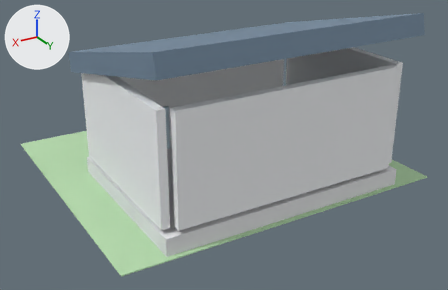
The glTF model asset-factory-workspace/production/HOUSE_COASTAL_FAMILY_001/export/BUILDING_HOUSE_COASTAL_COTTAGE_001_LOD_MAP.glb as it was, and as the next commit left it.
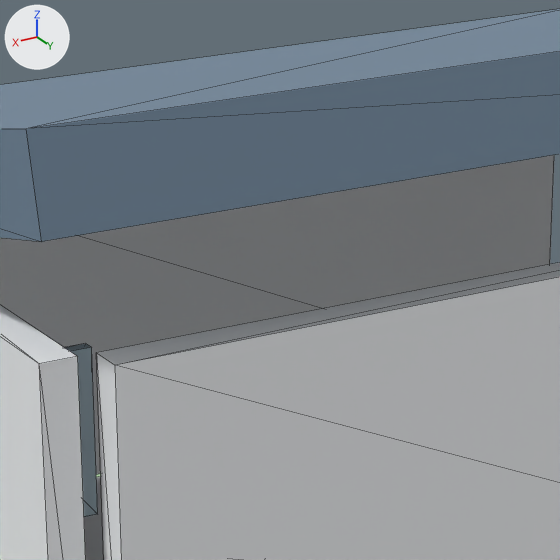
Each version appears first whole from a 50 mm lens placed at (6.29, 9.9, 5.8), pointed at (0.04, -0.51, 0.59), and next in a close-up on the part from 33% to 64% of the width and 7% to 55% of the height. Arrows for +X, +Y and +Z are at upper left; the lights stay in place. The last two pictures show the newer version. The close-ups show mesh edges as thin lines. Where no turn or scale is listed for an object, it has been applied to the vertices.

The first close-up shows 'BUILDING_HOUSE_COASTAL_COTTAGE_001_MAP_FOUNDATION', 'BUILDING_HOUSE_COASTAL_COTTAGE_001_MAP_ROOF', 'BUILDING_HOUSE_COASTAL_COTTAGE_001_MAP_WALL_BACK', 'BUILDING_HOUSE_COASTAL_COTTAGE_001_MAP_WALL_FRONT', 'BUILDING_HOUSE_COASTAL_COTTAGE_001_MAP_WALL_RIGHT', 'BUILDING_HOUSE_COASTAL_COTTAGE_001_MAP_WINDOW_03'.
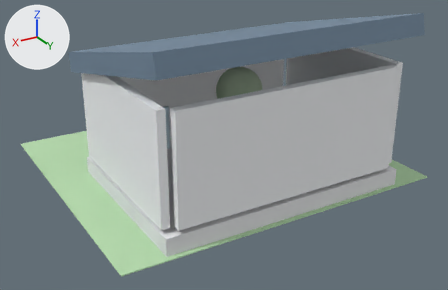
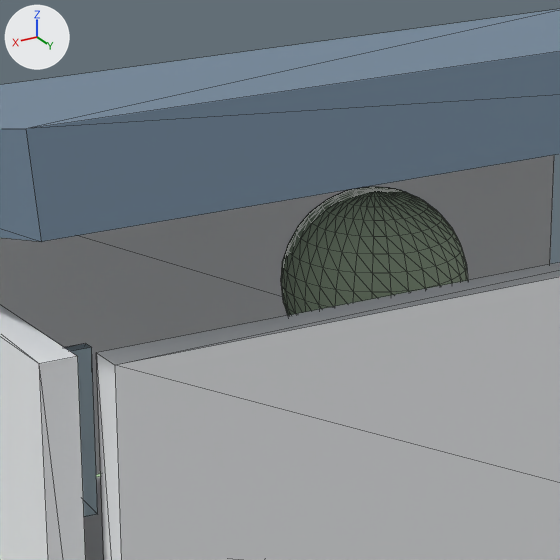
Boxes [x1, y1, x2, y2] around the edits, measured in the close-ups (560 x 560 px):
'MOD_TREE_EUCALYPTUS_STANDARD_001_MAP_CANOPY', added (pale green)
    after: [281, 187, 468, 315]

Edits to the bpy script that builds the scene:
```text
Add mat_mat_tree_eucalyptus_standard_001:
    mat_mat_tree_eucalyptus_standard_001 = principled_material('MAT_TREE_EUCALYPTUS_STANDARD_001')
    mat_mat_tree_eucalyptus_standard_001.base_color = (0.56, 0.7, 0.5)  # pale green #c5dabc
    mat_mat_tree_eucalyptus_standard_001.roughness = 0.86
Add me_sphere_010:
    me_sphere_010.from_pydata(...)  # a UV sphere (32 segments, 16 rings, poles along z) spanning x -0.46..0.46, y -0.46..0.46, z -0.46..0.46
    me_sphere_010.materials.append(mat_mat_tree_eucalyptus_standard_001)  # pale green #c5dabc
Add ob_mod_tree_eucalyptus_standard_001_map_canopy:
    ob_mod_tree_eucalyptus_standard_001_map_canopy = bpy.data.objects.new('MOD_TREE_EUCALYPTUS_STANDARD_001_MAP_CANOPY', me_sphere_010)
    ob_mod_tree_eucalyptus_standard_001_map_canopy.location = (0.0, 0.0, 1.95)
```
